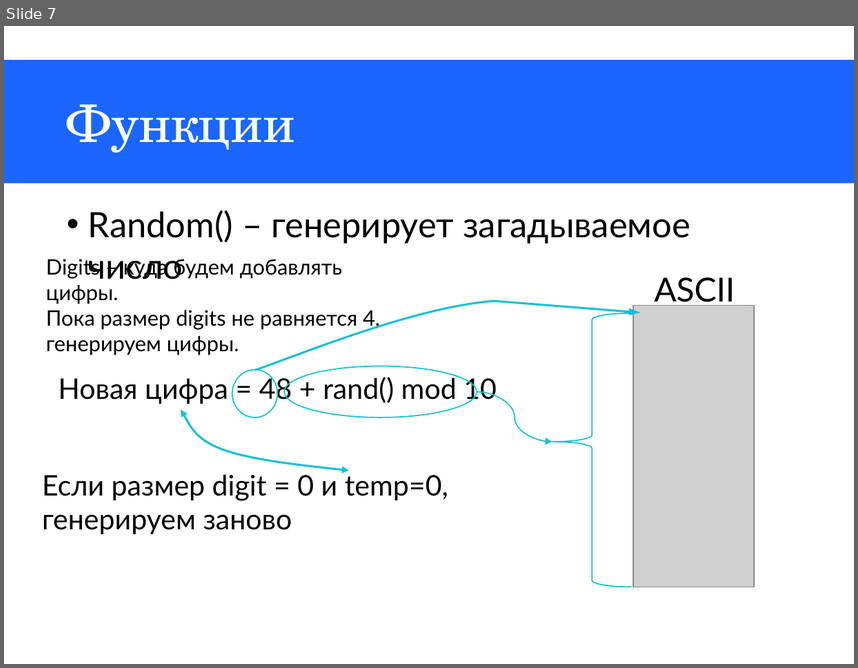
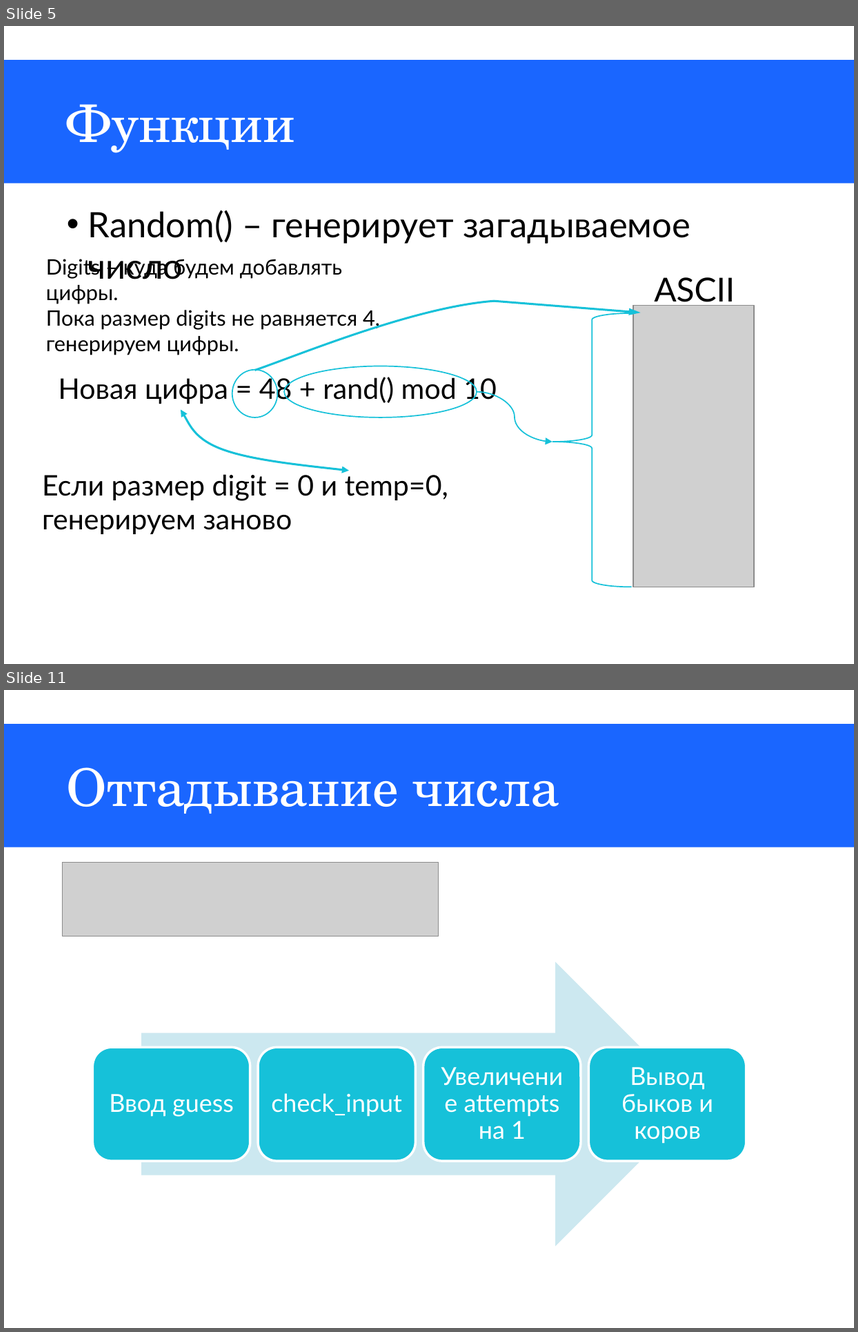
Before and after one commit to MineMoon/BullsAndCows, a slide deck: BullsAndCows.pptx. Shown one above the other, each under a label of ours: slide 7 before the commit, slides 5 and 11 after it; the slides between them are not shown. The pictures are 858x668 and 858x1332 pixels, drawn with LibreOffice and Linux fonts; fonts in the diff are those of the drawing; grey boxes stand for pictures. Boxes give left, top, right and bottom in pixels: in the first picture for what was removed or moved away, otherwise in the second. Text is boxed around its words. In the diff, an @@ line names an element or a change of style, - is before the commit and + after.

```diff
--- a/BullsAndCows.pptx
+++ b/BullsAndCows.pptx
@@ slide 11 added at [4,690,854,1328], background #FFFFFF; not listed: 1 template element that a slide beside it also shows @@
@@ title added at [67,767,559,814], 44 pt, text #FFFFFF @@
+Отгадывание числа
@@ picture added at [63,862,439,936] @@
@@ group added at [92,962,746,1246]: 4 rounded rectangles, 4 texts, 1 right arrow @@
+Ввод guess
+check_input
+Увеличение attempts на 1
+Вывод быков и коров
@@ what was slide 7 is now slide 5 @@
```
Also in this commit, not shown: 4 slides changed, 11 other slides added, 2 slides removed, 3 other files.
